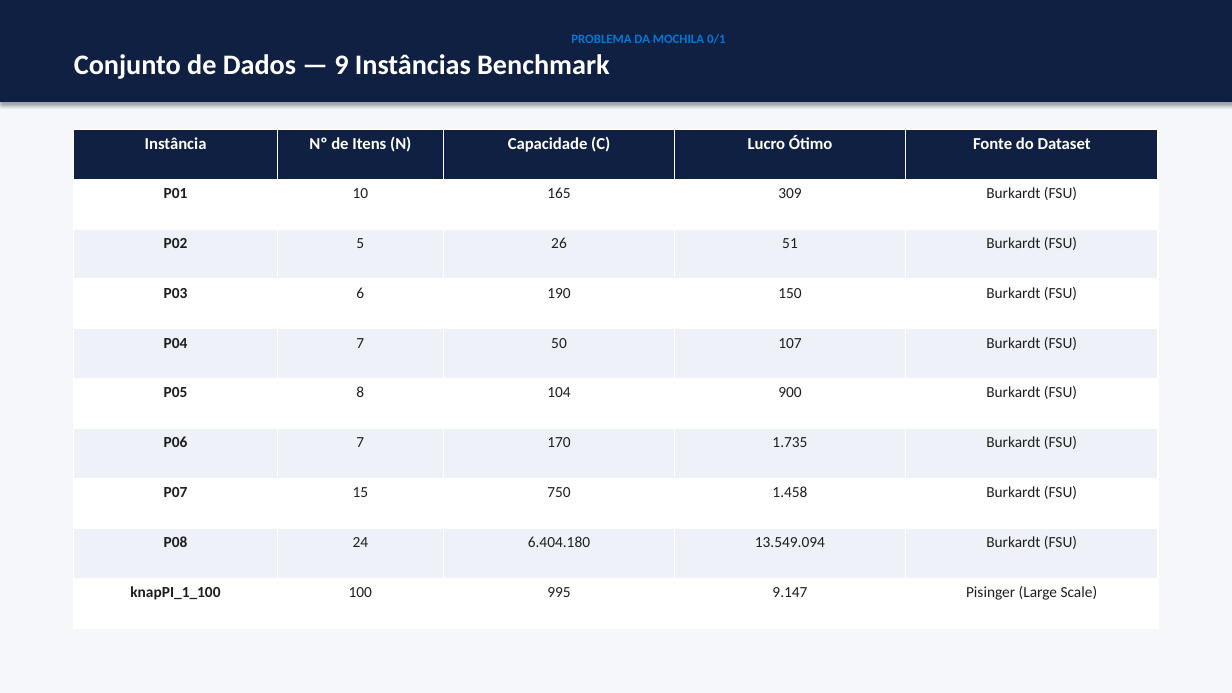
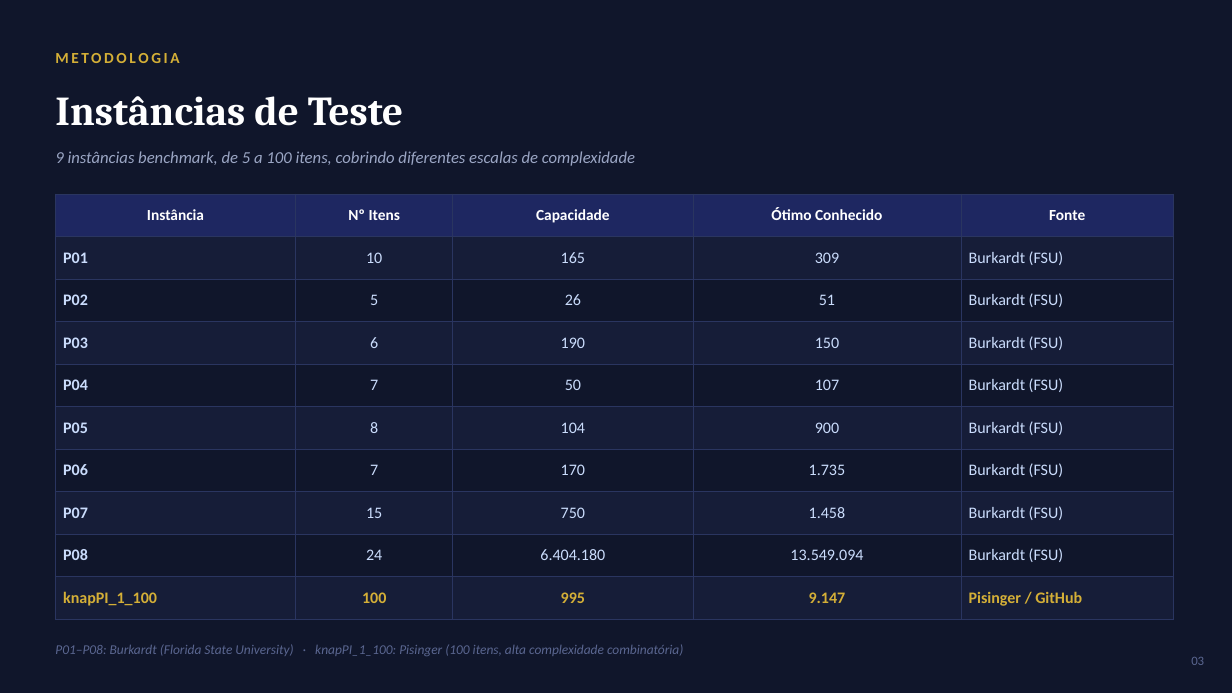
Before and after one commit to MayconCarpes/Mochila01, a slide deck: slide 3 of Mochila01_MetaHeuristicas_TabuVsAG.pptx. Drawn at 1232x693 pixels with LibreOffice and Linux fonts; fonts in the diff are those of the drawing. Boxes give left, top, right and bottom in pixels: in the first picture for what was removed or moved away, otherwise in the second. Text is boxed around its words. In the diff, an @@ line names an element or a change of style, - is before the commit and + after.

```diff
--- a/Mochila01_MetaHeuristicas_TabuVsAG.pptx
+++ b/Mochila01_MetaHeuristicas_TabuVsAG.pptx
@@ background #FFFFFF to #10162B @@
@@ rectangle removed at [0,0,1232,693] @@
@@ text added at [55,53,179,63], 12 pt, text #D4AF37, bold @@
+METODOLOGIA
@@ text "Instâncias de Teste": place and size @@
-text "Instâncias de Teste" at [0,0,1232,102]
+text "Instâncias de Teste" at [55,96,403,126]
@@ text "Instâncias de Teste" at [55,96,403,126]: fill #0F2043 to none; outline #0F2043 0.75 pt to none; shadow off @@
@@ text at [55,96,403,126]: text changed; size 22 to 32 pt; font Calibri to Cambria @@
-PROBLEMA DA MOCHILA 0/1
-Conjunto de Dados — 9 Instâncias Benchmark
+Instâncias de Teste
@@ text added at [55,151,635,166], 13 pt, text #9BA6C4, italic @@
+9 instâncias benchmark, de 5 a 100 itens, cobrindo diferentes escalas de complexidade
@@ table at [55,194,1174,619] @@
-row 1: Instância | Nº de Itens (N) | Capacidade (C) | Lucro Ótimo | Fonte do Dataset
+row 1: Instância | Nº Itens | Capacidade | Ótimo Conhecido | Fonte
-row 10, column 5: Pisinger (Large Scale)
+row 10, column 5: Pisinger / GitHub
@@ fill #0F2043 to #1E2761 in row 1 @@
@@ fill #FFFFFF to #161D38 in 25 cells @@
@@ fill #EEF2F8 to #10162B in 20 cells @@
@@ size 13 to 12 pt in "Instância" @@
@@ size 12 to 12.5 pt in "P01", "10", "165", "309" and 40 more places @@
@@ text colour #1E1E1E to #CADCFC in "P01", "10", "165", "309" and 36 more places @@
@@ text colour #1E1E1E to #D4AF37 in "knapPI_1_100", "100", "995", "9.147" @@
@@ bold on in "100", "995", "9.147" @@
@@ alignment centre to left @@
@@ borders changed @@
@@ table: place and size @@
-table at [74,129,1158,628]
+table at [55,194,1174,619]
@@ text added at [55,644,683,656], 10.5 pt, text #5A6690, italic @@
+P01–P08: Burkardt (Florida State University) · knapPI_1_100: Pisinger (100 itens, alta complexidade combinatória)
@@ text added at [1191,657,1204,665], 10 pt, text #5A6690 @@
+03
```
Also in this commit, not shown: 5 other slides changed, 6 slides added, 6 slides removed.
